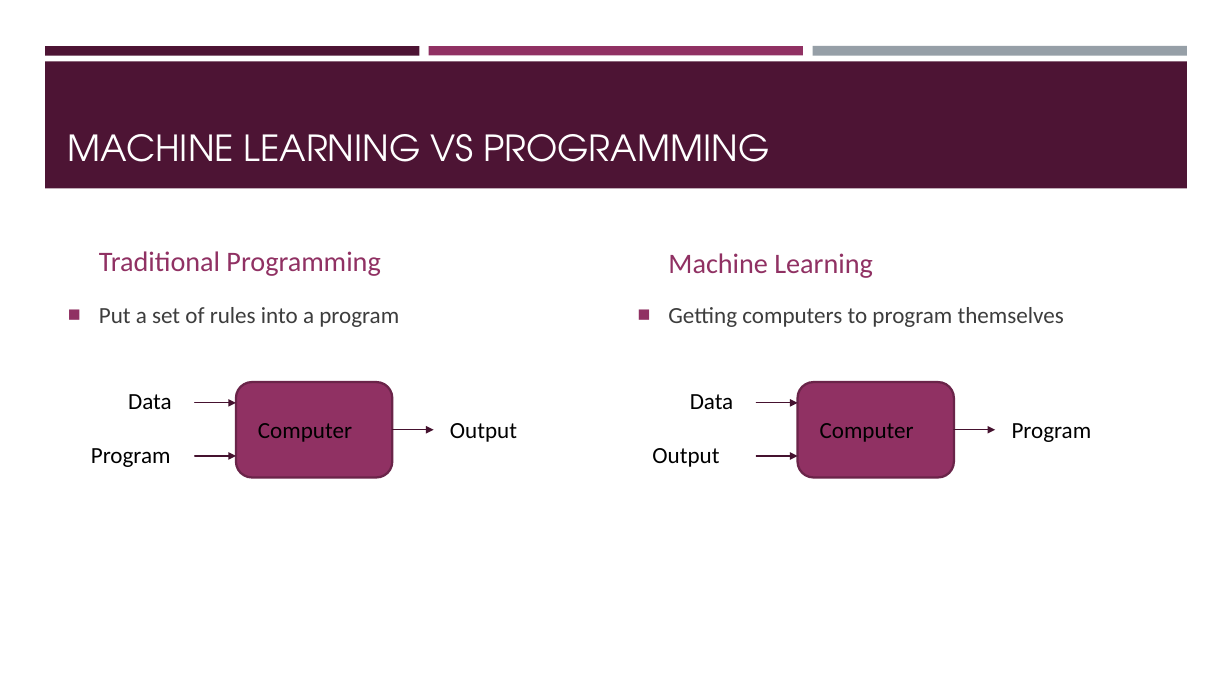
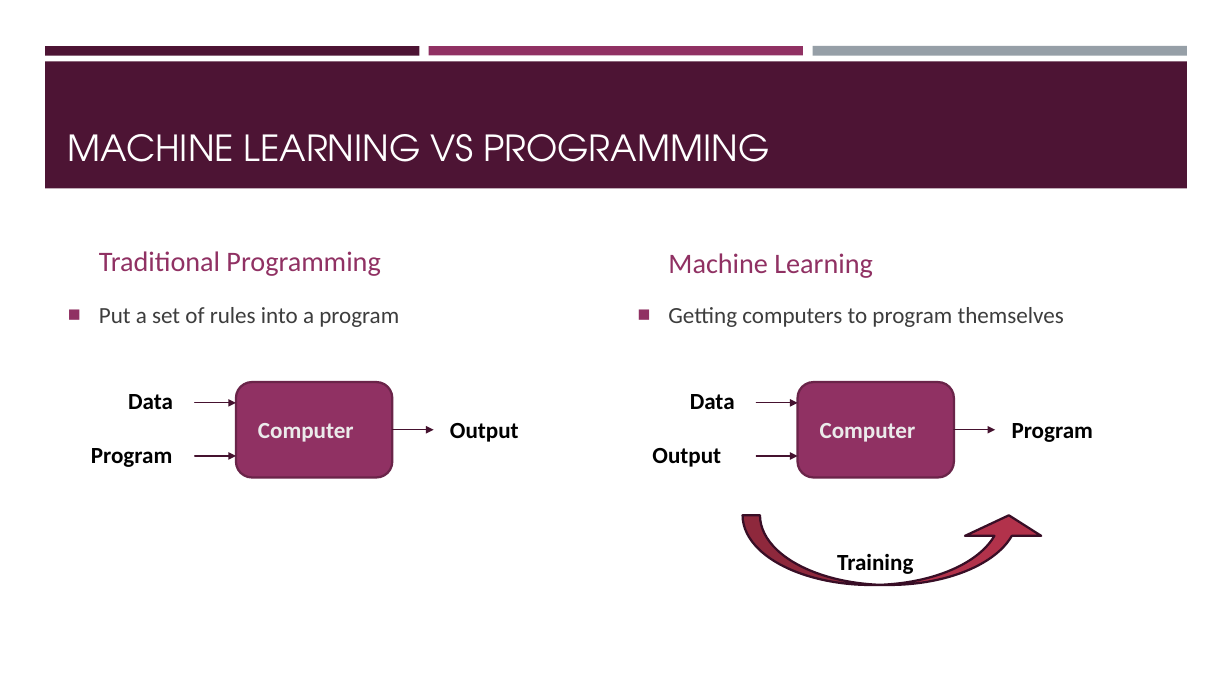
Before and after one commit to Boty22/Global-AI-Bootcamp-DRL, a slide deck: slide 4 of From RL to DRL.pptx. Drawn at 1232x693 pixels with LibreOffice and Linux fonts; fonts in the diff are those of the drawing. Boxes give left, top, right and bottom in pixels: in the first picture for what was removed or moved away, otherwise in the second. Text is boxed around its words. In the diff, an @@ line names an element or a change of style, - is before the commit and + after.

```diff
--- a/From RL to DRL.pptx
+++ b/From RL to DRL.pptx
@@ bold on in 6 elements at <box>91,448,172,467</box>, <box>450,423,519,442</box>, <box>652,448,721,467</box>, <box>1012,423,1093,442</box>, <box>690,394,735,409</box>, <box>128,394,173,409</box> @@
@@ text "Computer" at <box>258,423,354,442</box>: text colour #000000 to #EBEBEB, bold on @@
@@ text "Computer" at <box>820,423,916,442</box>: text colour #000000 to #EBEBEB, bold on @@
@@ curved up arrow added at <box>743,516,1047,585</box>, fill #B2324B, outline #390F26 1.75 pt @@
@@ text added at <box>837,554,913,574</box>, 18 pt, text #000000, bold @@
+Training
```
Also in this commit, not shown: 6 other slides changed, 2 other files.
